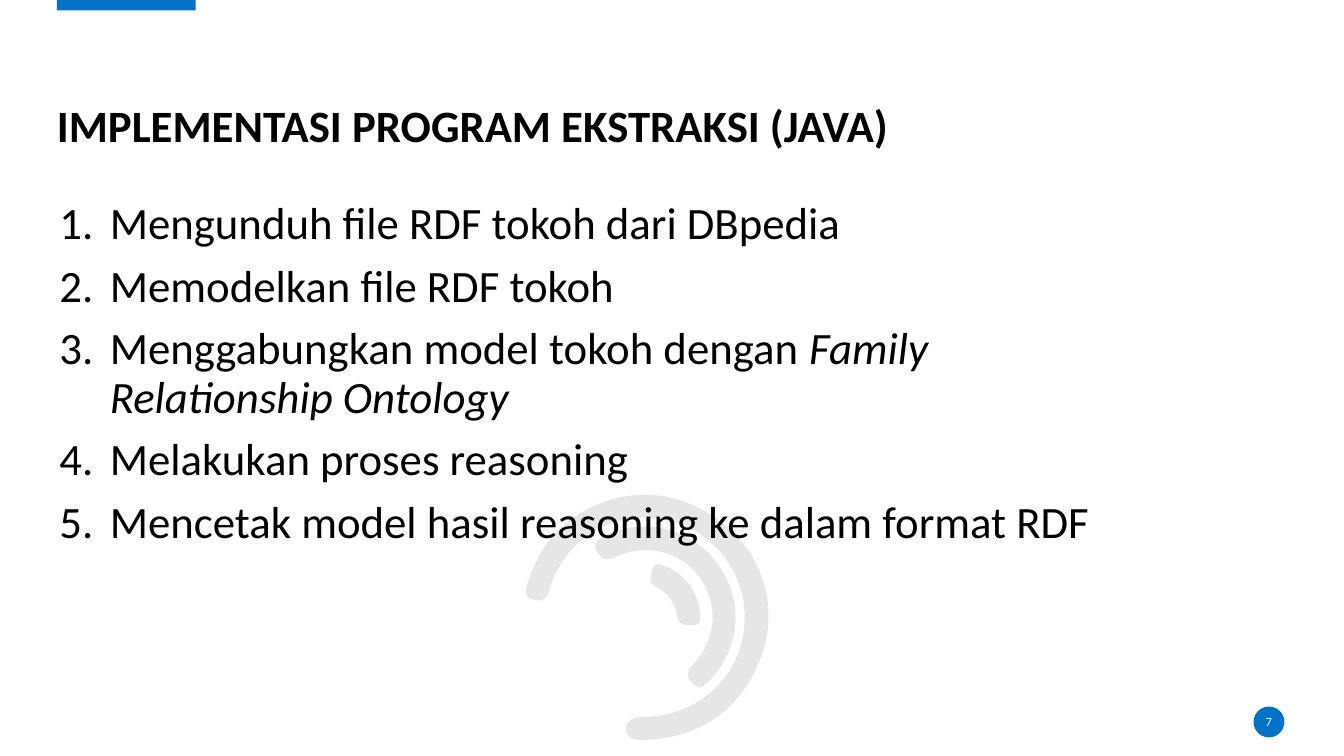
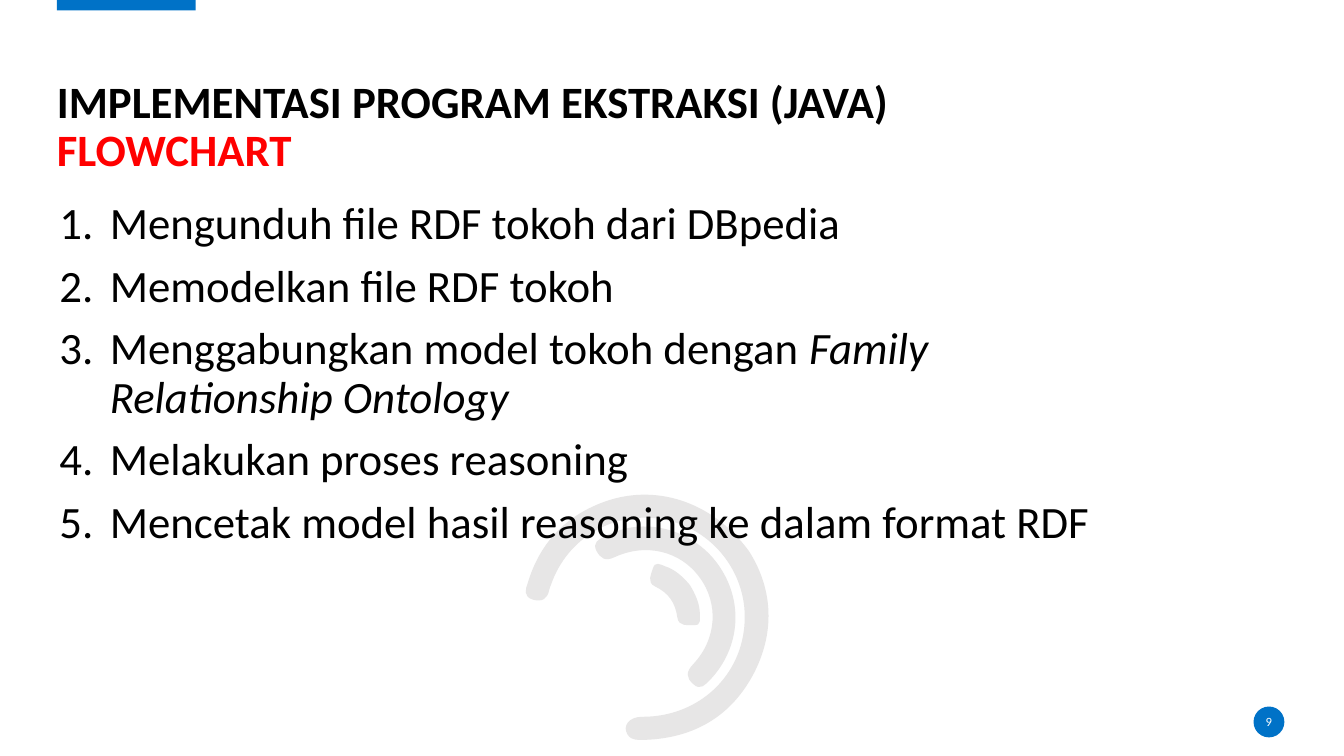
Before and after one commit to karyoutomoo/The-Tree-of-Heroes, a slide deck: slide 9 of 05111540000007-Faiq-Presentasi.pptx (slide 7 before the commit). Drawn at 1344x756 pixels with LibreOffice and Linux fonts; fonts in the diff are those of the drawing; background and template pictures are left out. Boxes give left, top, right and bottom in pixels: in the first picture for what was removed or moved away, otherwise in the second. Text is boxed around its words. In the diff, an @@ line names an element or a change of style, - is before the commit and + after.

```diff
--- a/05111540000007-Faiq-Presentasi.pptx
+++ b/05111540000007-Faiq-Presentasi.pptx
@@ title at bbox=[57, 85, 888, 167]: text changed @@
-IMPLEMENTASI PROGRAM EKSTRAKSI (JAVA)
+IMPLEMENTASI PROGRAM EKSTRAKSI (JAVA)
+FLOWCHART
@@ page number at bbox=[1266, 718, 1272, 726]: text changed @@
-7
+9
```
Also in this commit, not shown: 3 other slides changed, 4 slides added.
